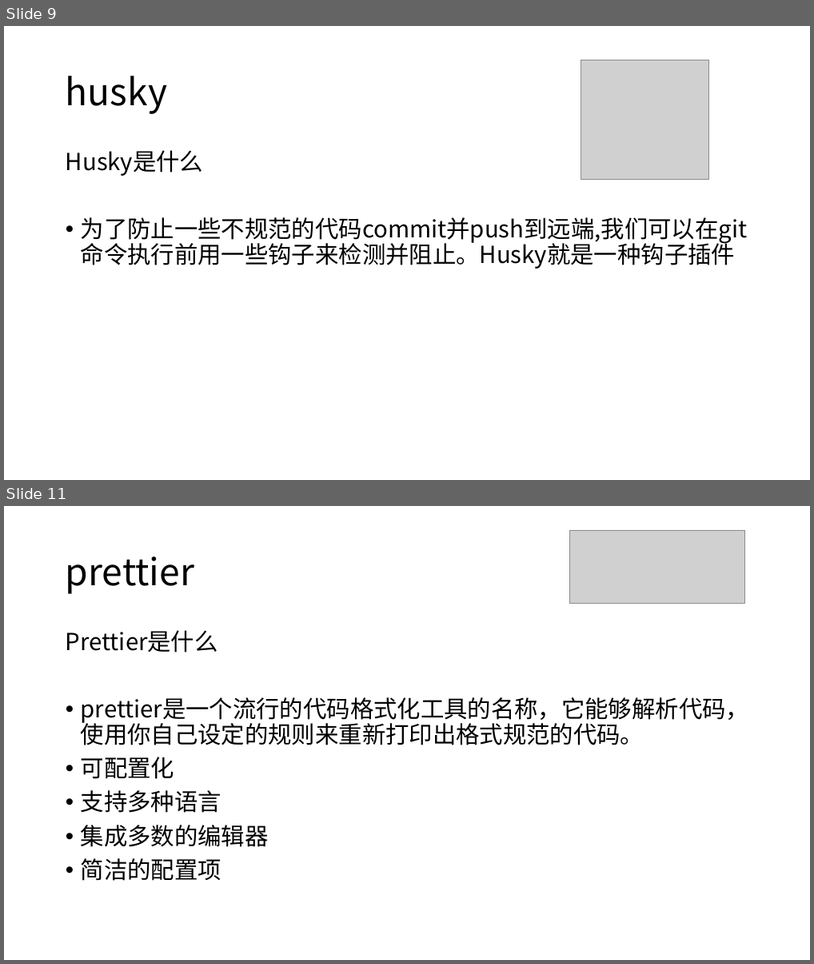
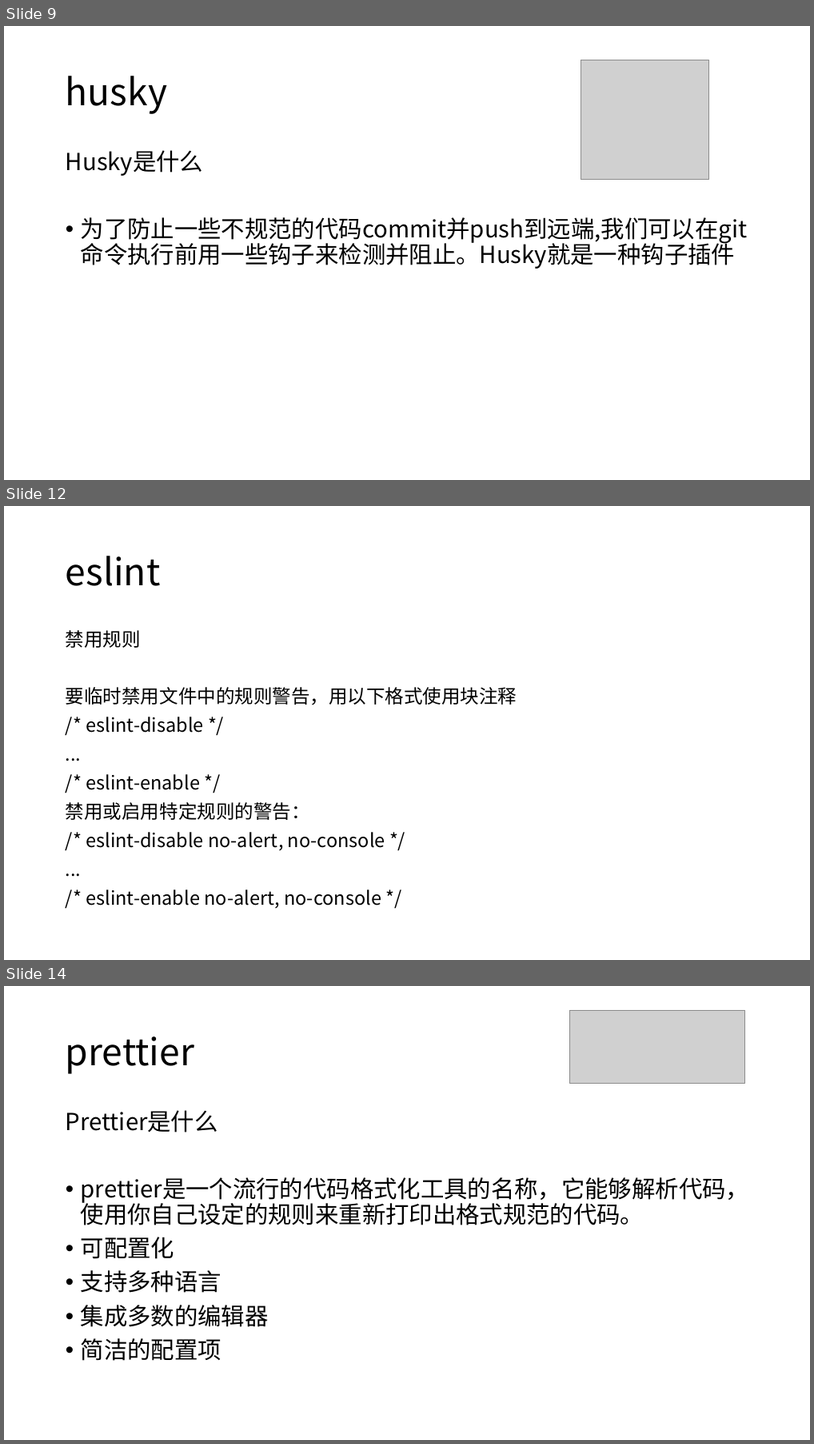
Before and after one commit to Quixote719/Knowledge, a slide deck: 前端工程化的几个常用工具.pptx. Shown one above the other, each under a label of ours: slides 9 and 11 before the commit, slides 9, 12 and 14 after it; the slides between them are not shown. The pictures are 814x964 and 814x1444 pixels, drawn with LibreOffice and Linux fonts; fonts in the diff are those of the drawing; grey boxes stand for pictures. Boxes give left, top, right and bottom in pixels: in the first picture for what was removed or moved away, otherwise in the second. Text is boxed around its words. In the diff, an @@ line names an element or a change of style, - is before the commit and + after.

```diff
--- a/前端工程化的几个常用工具.pptx
+++ b/前端工程化的几个常用工具.pptx
@@ slide 12 added at [4, 506, 810, 960], background #FFFFFF @@
@@ title added at [66, 556, 161, 586], 44 pt, text #000000 @@
+eslint
@@ text added at [66, 630, 518, 908], 22.4 pt, text #000000 @@
+禁用规则
+要临时禁用文件中的规则警告，用以下格式使用块注释
+/* eslint-disable */
+...
+/* eslint-enable */
+禁用或启用特定规则的警告：
+/* eslint-disable no-alert, no-console */
+...
+/* eslint-enable no-alert, no-console */
@@ what was slide 11 is now slide 14 @@
```
Also in this commit, not shown: 9 slides changed, 3 other slides added.
